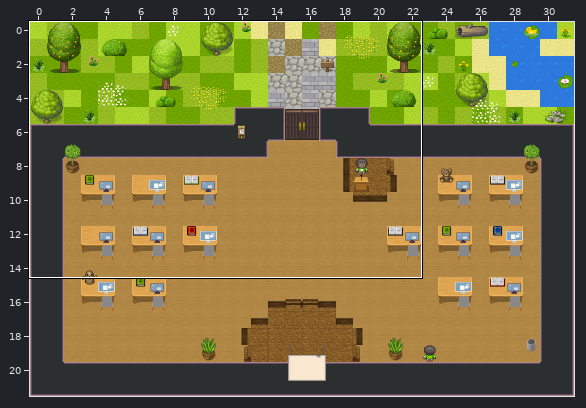
Level history. Tiled map (JSON): audience_response_wa/quizraum.tmj. Above: a wide view before the commit, with the close-up outlined.
Close-up. The starting point:
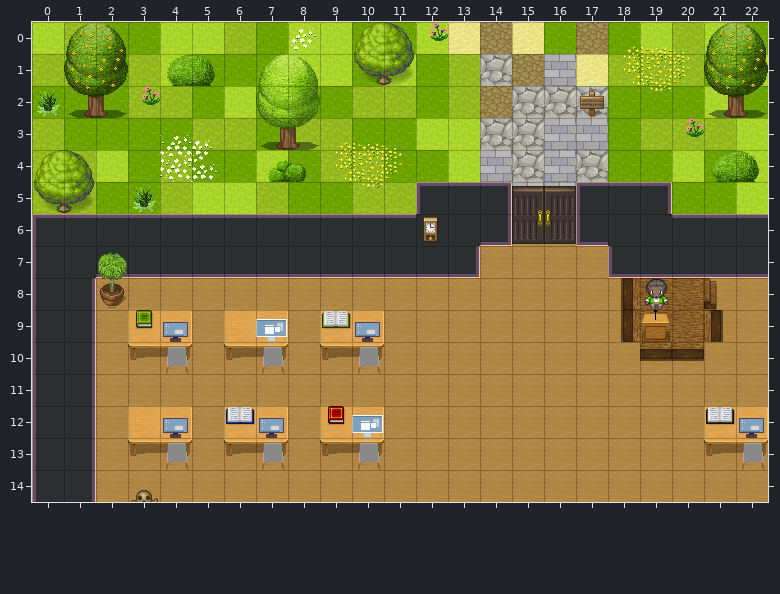
Cells are 32x32 px. Shown: x 0..22, y 0..14.
New version:
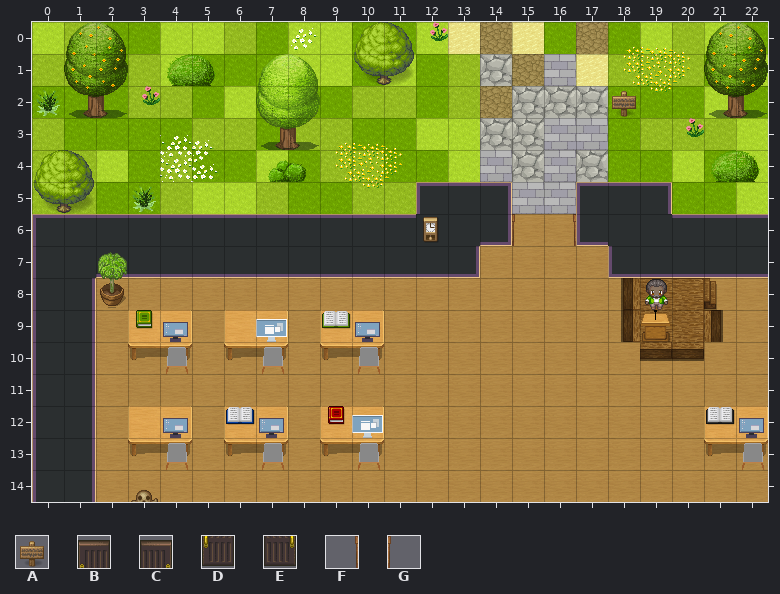
Key: from "Erweiterung": A 235, B 439, C 439 flipped left-right, D 447, E 447 flipped left-right; from "WA_Other_Furniture": F 152 flipped up-down, G 152 turned 180.
_ is an empty cell.
Change:
{"where": "layer \"furniture/furniture2\""}
{"y":5,"x":15,"old":"CB","new":"__"}
{"y":6,"x":15,"old":"ED","new":"GF"}
{"where": "layer \"furniture/furniture4\""}
{"y":2,"x":17,"old":"A_","new":"_A"}
{"label":"changed","picture_box":[580,91,636,117]}
{"label":"changed","picture_box":[512,186,576,246]}
